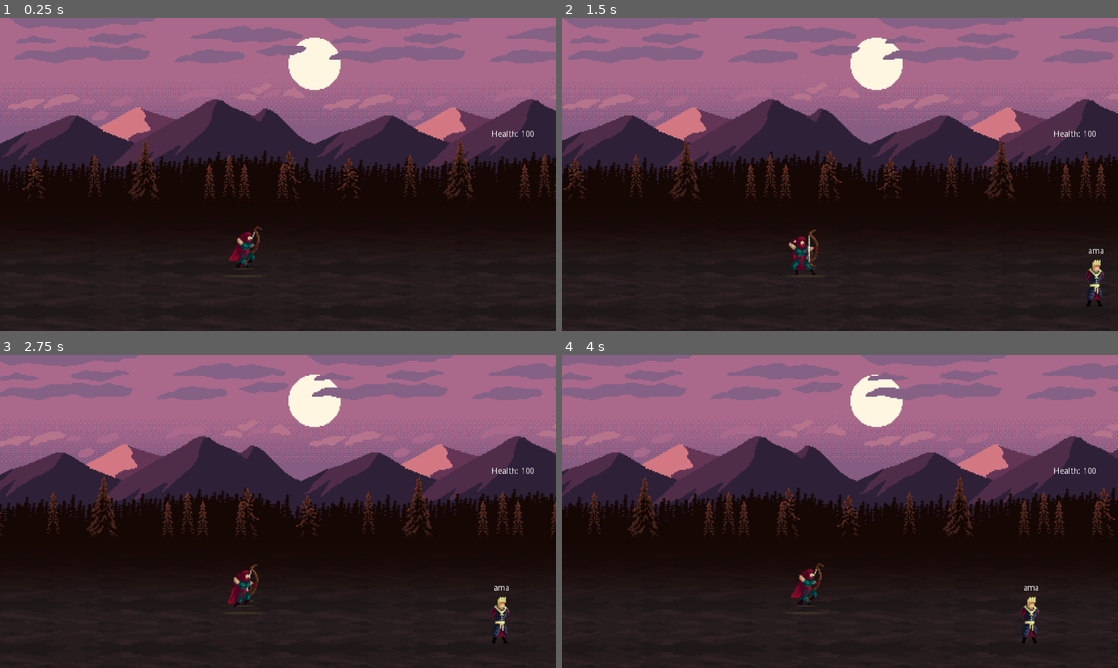
Above: before the commit, frames 1-4 (two rows, left to right).
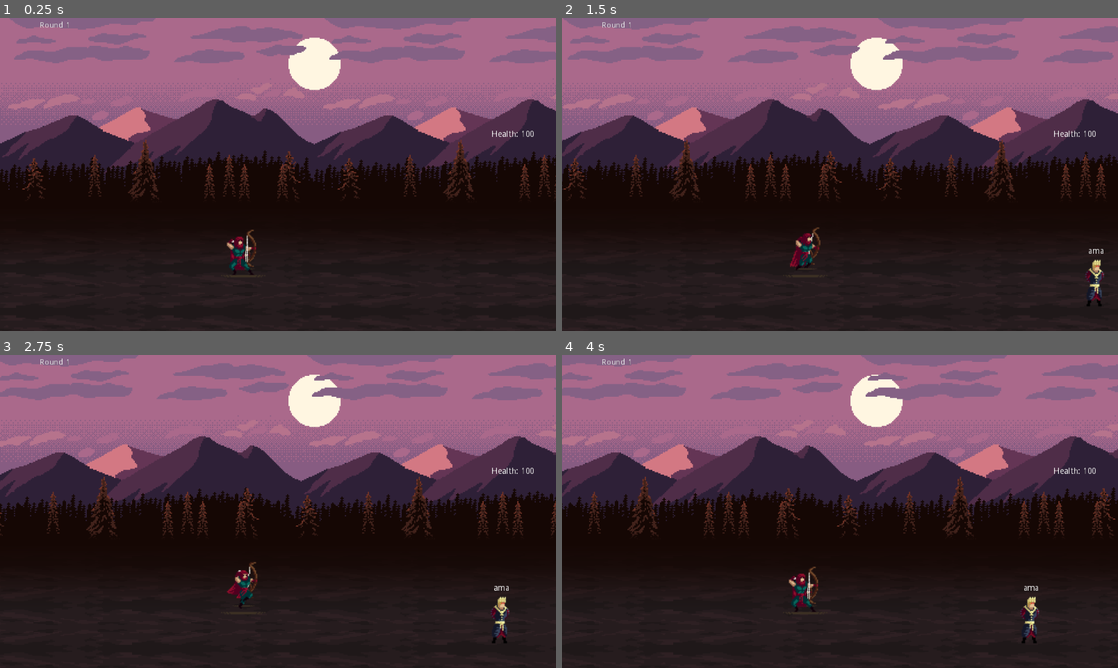
Above: after the commit, the same moments.

Repository: ACubed/Archetype
Game: Godot game, scene res://Scenes/World.tscn
Two runs of this game, one before a commit and one after it. Both use one fixed random seed, a clock stepped at 60 frames per second and the inputs below.
Inputs:
- Up to frame 1 (0.25 s): no input
- Up to frame 2 (1.5 s): tap Enter at 0.5 s; tap Backspace at 0.6, 1.35 s; tap Space at 0.77 s
- Up to frame 3 (2.75 s): tap Space at 1.52 s; tap Backspace at 2.1 s
- Up to frame 4 (4 s): tap Backspace at 2.85, 3.6 s; tap Space at 3.02, 3.77 s

The runs differ from the first frame. In frame 1, 0.5% of the frame differs, in the area x 7-48%, y 1-82%; in frame 2, 0.5%; in frame 3, 0.3%; in frame 4, 0.5%.

Commit message:
Add round counter

Diff:
--- a/Scenes/World.tscn
+++ b/Scenes/World.tscn
@@ -777,7 +777,18 @@
 scale = Vector2( 2, 2 )
 frames = SubResource( 109 )
 animation = "Run"
-frame = 3
+frame = 6
 playing = true
+
+[node name="round_label" type="RichTextLabel" parent="."]
+margin_left = 11.0
+margin_top = 6.0
+margin_right = 179.0
+margin_bottom = 42.0
+text = "ROUND 1
+"
+__meta__ = {
+"_edit_use_anchors_": false
+}
 [connection signal="timeout" from="spawn_timer" to="." method="_on_spawn_timer_timeout"]
 [connection signal="animation_finished" from="archer/archer_sprite" to="." method="_on_archer_sprite_animation_finished"]
--- a/Scripts/read_input.gd
+++ b/Scripts/read_input.gd
@@ -18,6 +18,7 @@
 onready var health_label = $health as RichTextLabel
 onready var archer = $archer as Node2D
 onready var scrolling_bg = $scrolling_background
+onready var round_counter = $round_label
 
 var last_index_spawned = -1
 var typed_buffer = ""
@@ -50,8 +51,9 @@
 			health_label.text = "Health: %d" % archer_obj.health
 
 func start_wave():
-	print("Starting wave ",current_wave)
+	print("Starting wave ", current_wave)
 	spawn_timer.start()
+	round_counter.parse_bbcode(set_center_tags("Round %d" % current_wave))
 
 func stop_wave():
 	print("wave ", current_wave, " has been cleared!")
@@ -159,3 +161,6 @@
 
 func _on_archer_sprite_animation_finished():
 	pass
+
+func set_center_tags(string: String):
+	return "[center]" + string + "[/center]"
